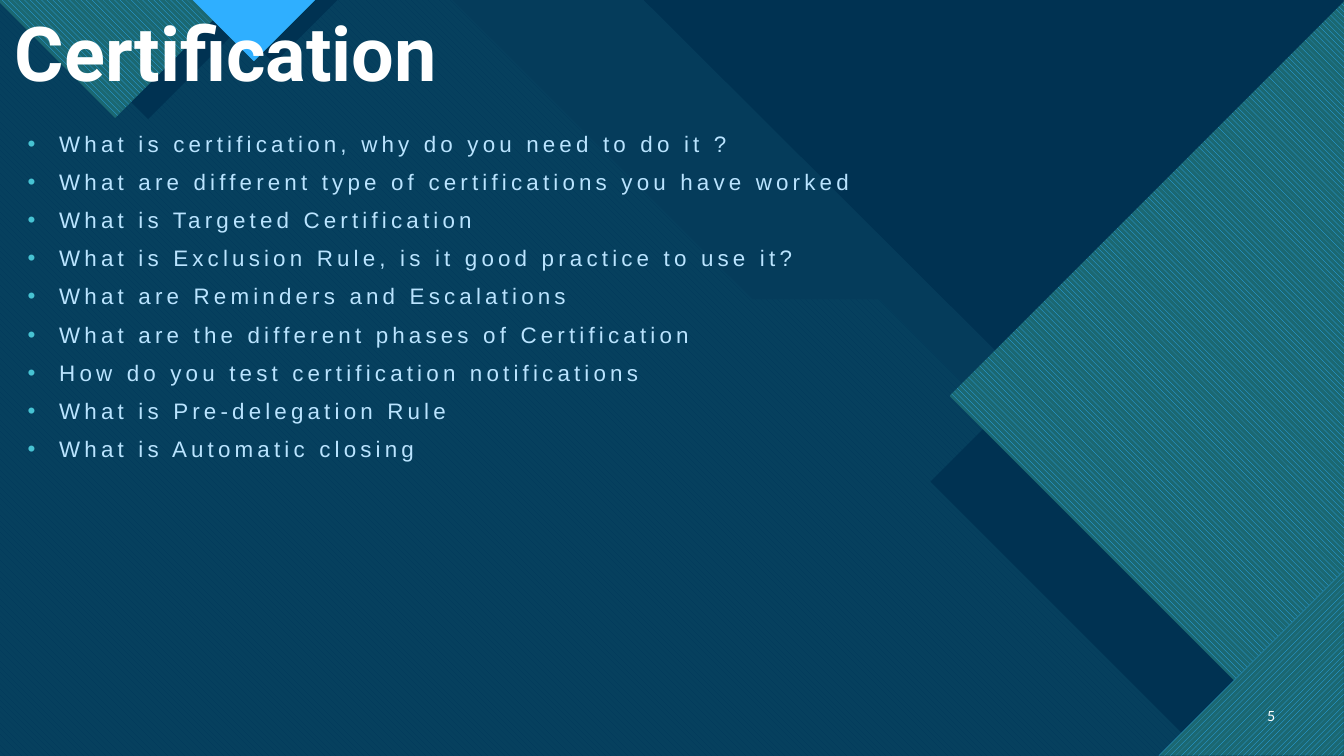
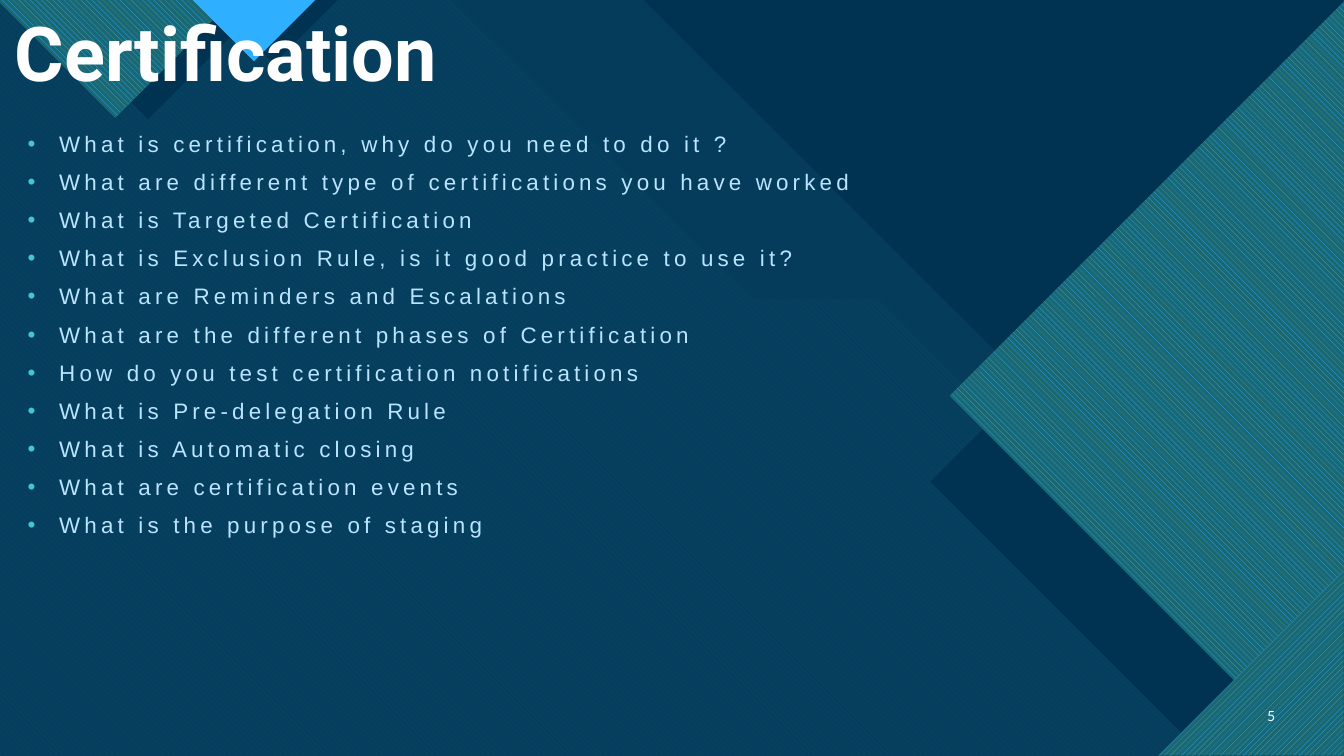
Before and after one commit to MVKR7/SailPoint-IIQ, a slide deck: slide 5 of Content/SailPoint_IdentityIQ_Interview_Questions.pptx. Drawn at 1344x756 pixels with LibreOffice and Linux fonts; fonts in the diff are those of the drawing. Boxes give left, top, right and bottom in pixels: in the first picture for what was removed or moved away, otherwise in the second. Text is boxed around its words. In the diff, an @@ line names an element or a change of style, - is before the commit and + after.

```diff
--- a/Content/SailPoint_IdentityIQ_Interview_Questions.pptx
+++ b/Content/SailPoint_IdentityIQ_Interview_Questions.pptx
@@ text at bbox=[59, 479, 482, 538]: paragraphs added @@
+• What are certification events
+• What is the purpose of staging
```
Also in this commit, not shown: 8 other slides changed, 1 slide added, 3 other files.
